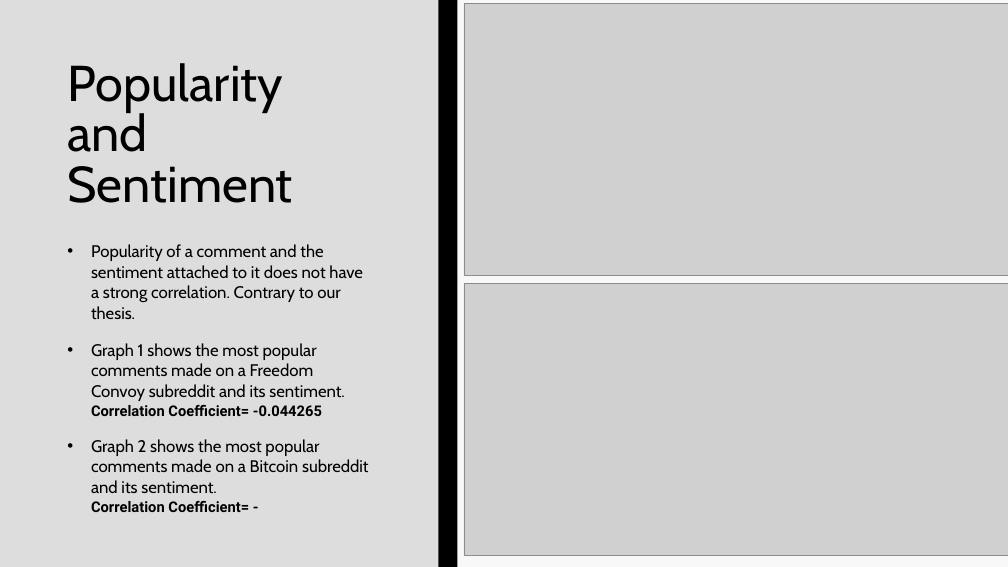
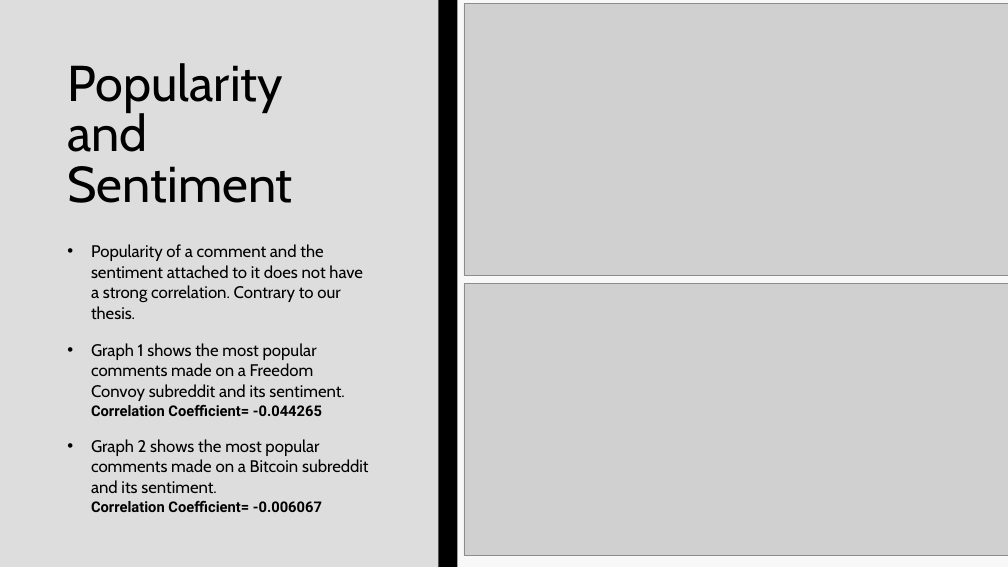
Before and after one commit to EvaTarr/CMPT412Project, a slide deck: slide 7 of presentation.pptx. Drawn at 1008x567 pixels with LibreOffice and Linux fonts; fonts in the diff are those of the drawing; grey boxes stand for pictures. Boxes give left, top, right and bottom in pixels: in the first picture for what was removed or moved away, otherwise in the second. Text is boxed around its words. In the diff, an @@ line names an element or a change of style, - is before the commit and + after.

Commit message:
-Added correlation coefficient to project and presentation

```diff
--- a/presentation.pptx
+++ b/presentation.pptx
@@ text at [91, 439, 369, 512]: text changed @@
-• Graph 2 shows the most popular comments made on a Bitcoin subreddit and its sentiment.
-  Correlation Coefficient= -
+• Graph 2 shows the most popular comments made on a Bitcoin subreddit and its sentiment.
+  Correlation Coefficient= -0.006067
```
Also in this commit, not shown: 2 other slides changed, 3 other files.
